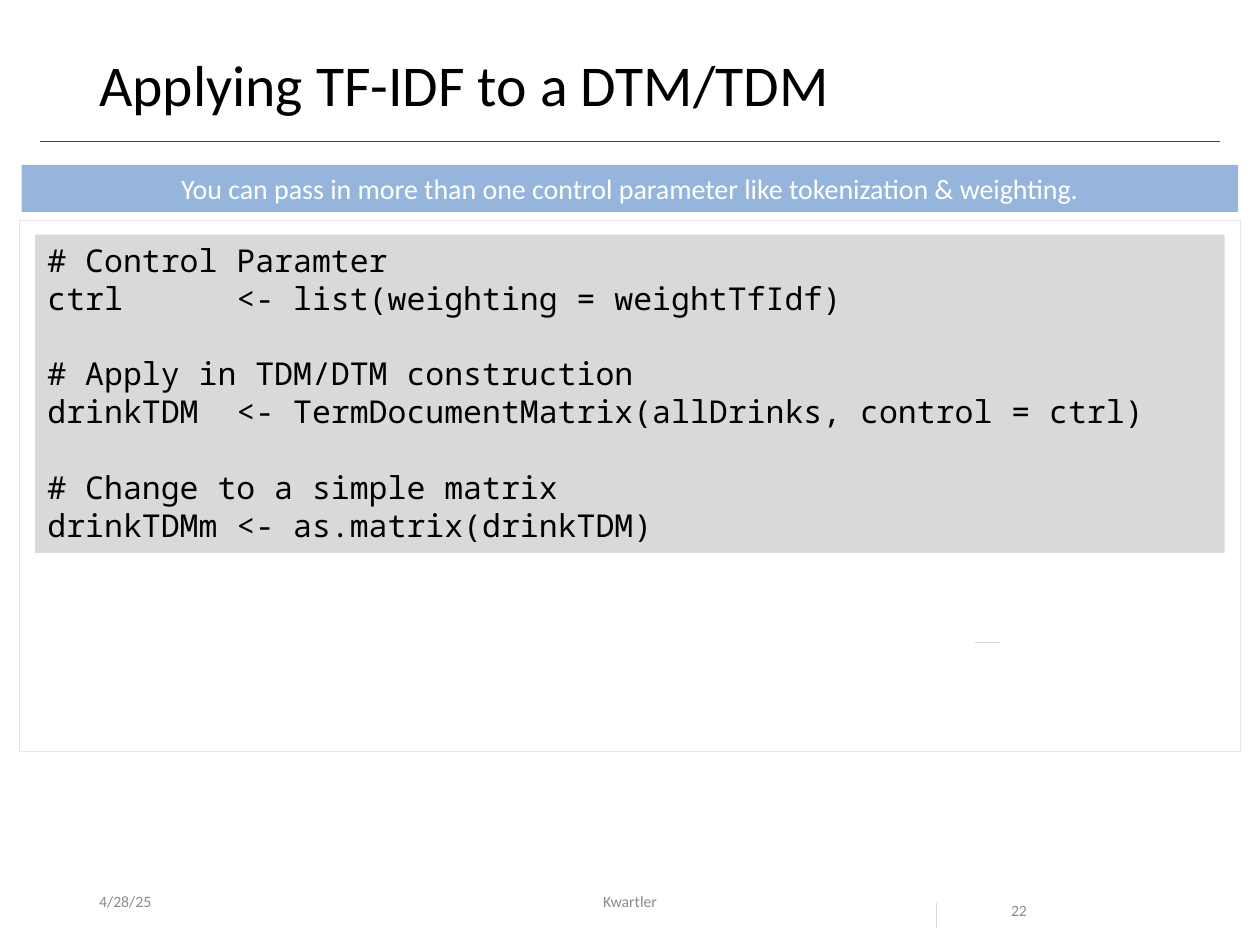
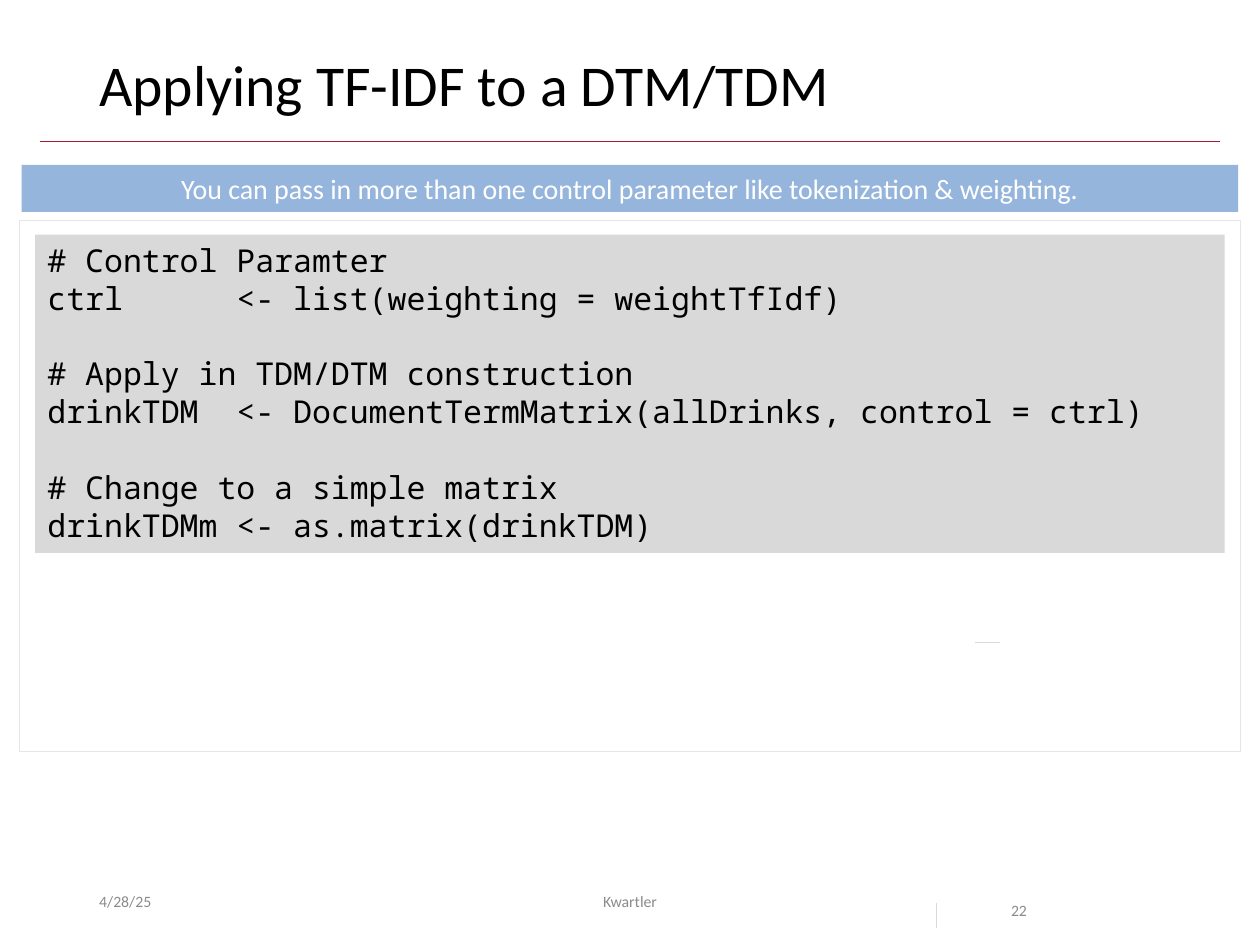
Before and after one commit to kwartler/Harvard_DataMining_Business_Student, a slide deck: slide 22 of Lessons/L_Text_Mining_2/B_wordClouds_frequency.pptx. Drawn at 1260x945 pixels with LibreOffice and Linux fonts; fonts in the diff are those of the drawing; background and template pictures are left out. Boxes give left, top, right and bottom in pixels: in the first picture for what was removed or moved away, otherwise in the second. Text is boxed around its words. In the diff, an @@ line names an element or a change of style, - is before the commit and + after.

```diff
--- a/Lessons/L_Text_Mining_2/B_wordClouds_frequency.pptx
+++ b/Lessons/L_Text_Mining_2/B_wordClouds_frequency.pptx
@@ text in rectangle at (47,399,1143,428): text changed @@
-drinkTDM <- TermDocumentMatrix(allDrinks, control = ctrl)
+drinkTDM <- DocumentTermMatrix(allDrinks, control = ctrl)
```
Also in this commit, not shown: 1 other slide changed.
